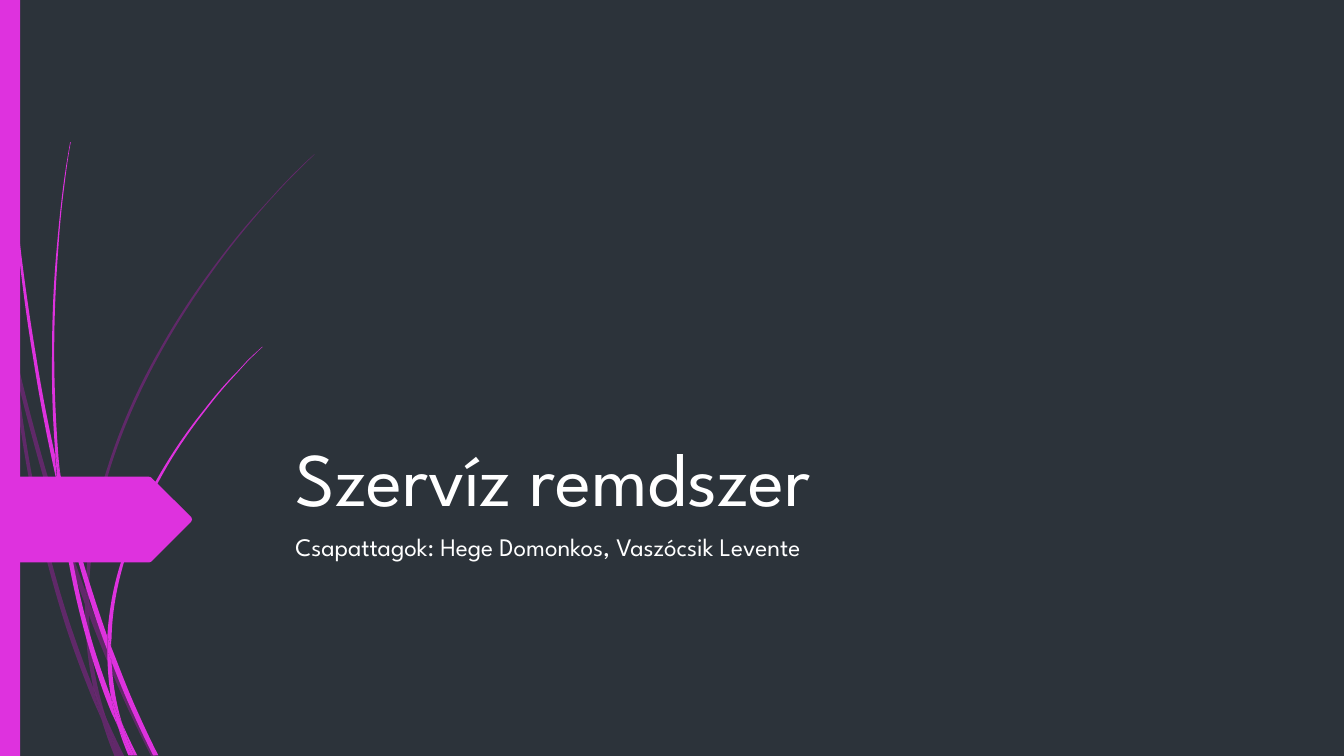
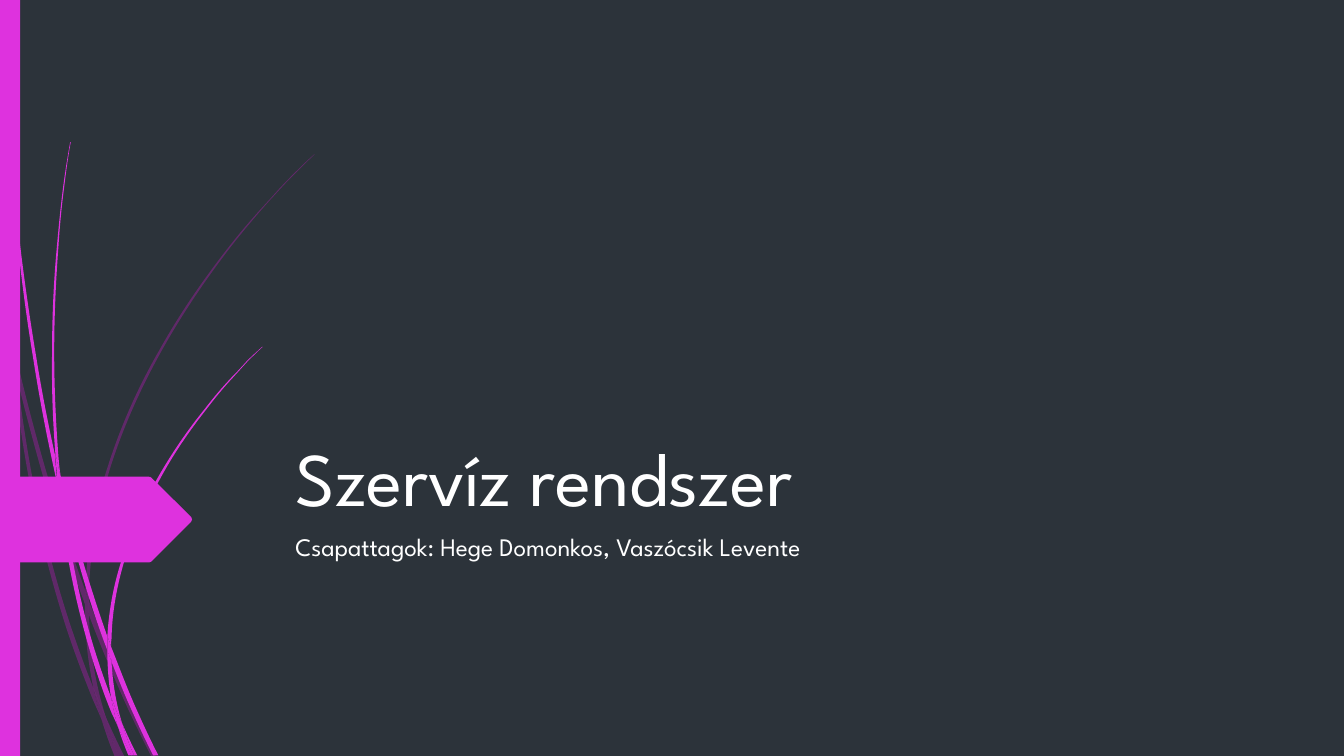
Before and after one commit to VaszocsikLevi/szerviz_rendszer, a slide deck: slide 1 of docs/Szervíz_rendszer.pptx. Drawn at 1344x756 pixels with LibreOffice and Linux fonts; fonts in the diff are those of the drawing. Boxes give left, top, right and bottom in pixels: in the first picture for what was removed or moved away, otherwise in the second. Text is boxed around its words. In the diff, an @@ line names an element or a change of style, - is before the commit and + after.

Commit message:
ppt2

```diff
--- a/docs/Szervíz_rendszer.pptx
+++ b/docs/Szervíz_rendszer.pptx
@@ title at (295,454,792,507): text changed @@
-Szervíz remdszer
+Szervíz rendszer
```
